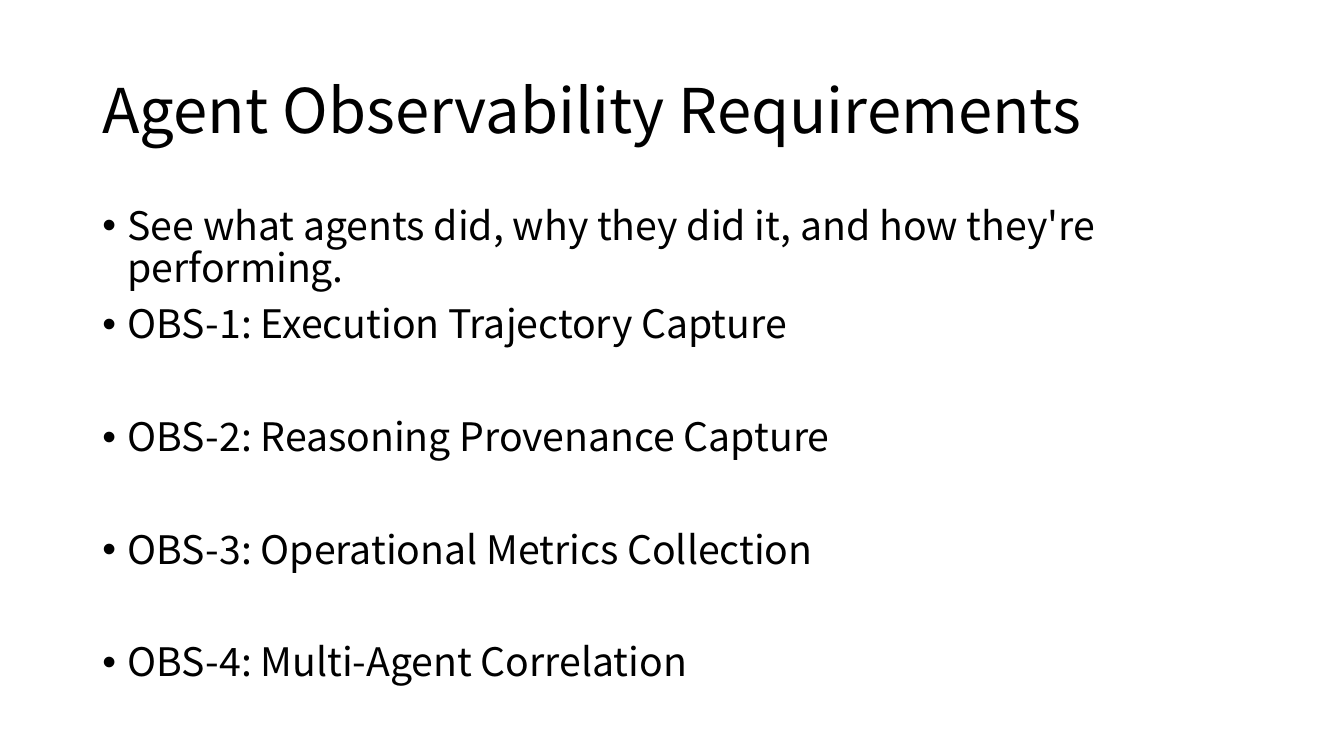
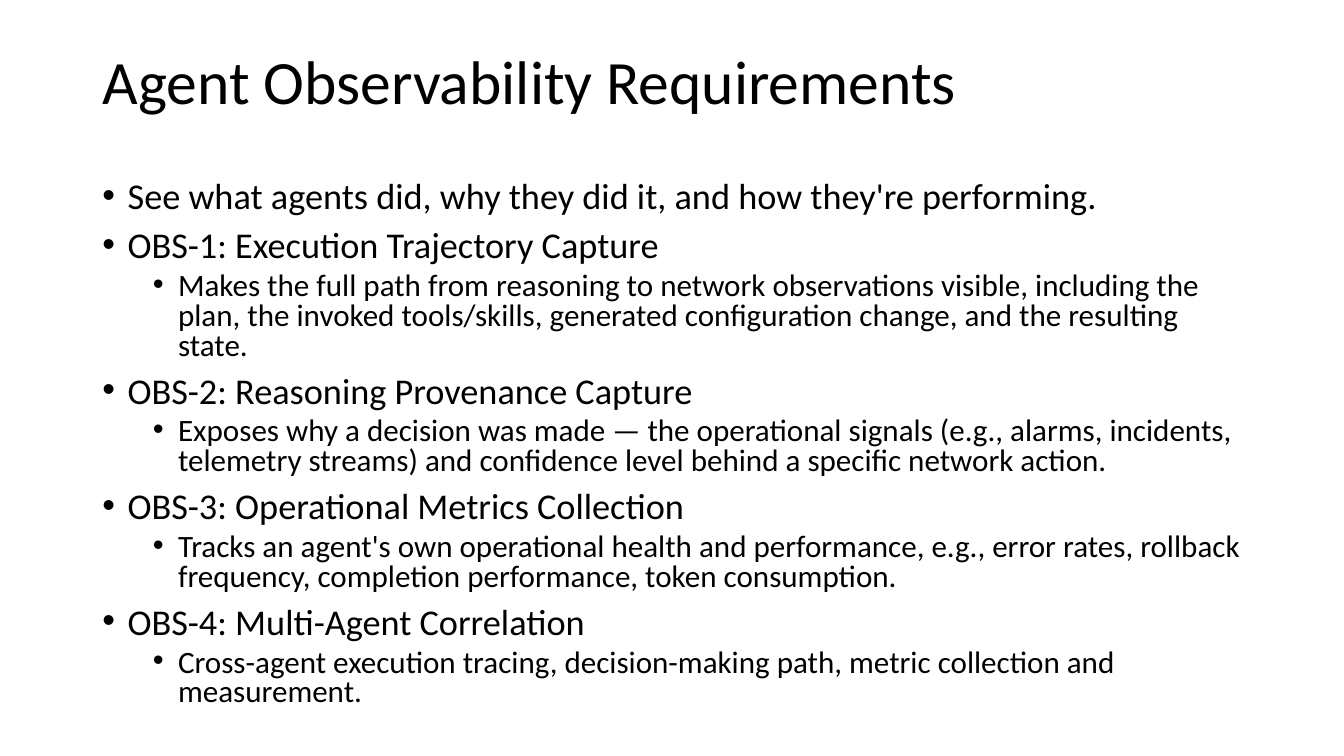
Before and after one commit to QiufangMa/AgentImpact2YANG, a slide deck: slide 4 of Side Meetings/ICON-requirements.pptx (slide 3 before the commit). Drawn at 1344x756 pixels with LibreOffice and Linux fonts; fonts in the diff are those of the drawing. Boxes give left, top, right and bottom in pixels: in the first picture for what was removed or moved away, otherwise in the second. Text is boxed around its words. In the diff, an @@ line names an element or a change of style, - is before the commit and + after.

```diff
--- a/Side Meetings/ICON-requirements.pptx
+++ b/Side Meetings/ICON-requirements.pptx
@@ title "Agent Observability Requirements": place and size @@
-title "Agent Observability Requirements" at bbox=[102, 84, 1082, 149]
+title "Agent Observability Requirements" at bbox=[102, 61, 955, 115]
@@ title "Agent Observability Requirements" at bbox=[102, 61, 955, 115]: font Noto Sans CJK SC to Calibri @@
@@ text "See what agents did, why ...": place and size @@
-text "See what agents did, why ..." at bbox=[128, 208, 1095, 686]
+text "See what agents did, why ..." at bbox=[128, 183, 1239, 703]
@@ text at bbox=[128, 183, 1096, 642]: size 28 to 25.9 pt, font Noto Sans CJK SC to Calibri in "See what agents did, why they did ...", "OBS-1: Execution Trajectory Capture", "OBS-2: Reasoning Provenance Capture", "OBS-3: Operational Metrics Collection" and 1 more places; line spacing 0.9 to 0.8 @@
@@ text at bbox=[178, 274, 1198, 357]: paragraph added @@
+  • Makes the full path from reasoning to network observations visible, including the plan, the invoked tools/skills, generated configuration change, and the resulting state.
@@ text at bbox=[178, 418, 1232, 476]: paragraph added @@
+  • Exposes why a decision was made — the operational signals (e.g., alarms, incidents, telemetry streams) and confidence level behind a specific network action.
@@ text at bbox=[178, 535, 1239, 592]: paragraph added @@
+  • Tracks an agent's own operational health and performance, e.g., error rates, rollback frequency, completion performance, token consumption.
@@ text at bbox=[178, 651, 1115, 703]: paragraph added @@
+  • Cross-agent execution tracing, decision-making path, metric collection and measurement.
```
Also in this commit, not shown: 4 other slides changed, 2 slides added, 1 other file.
